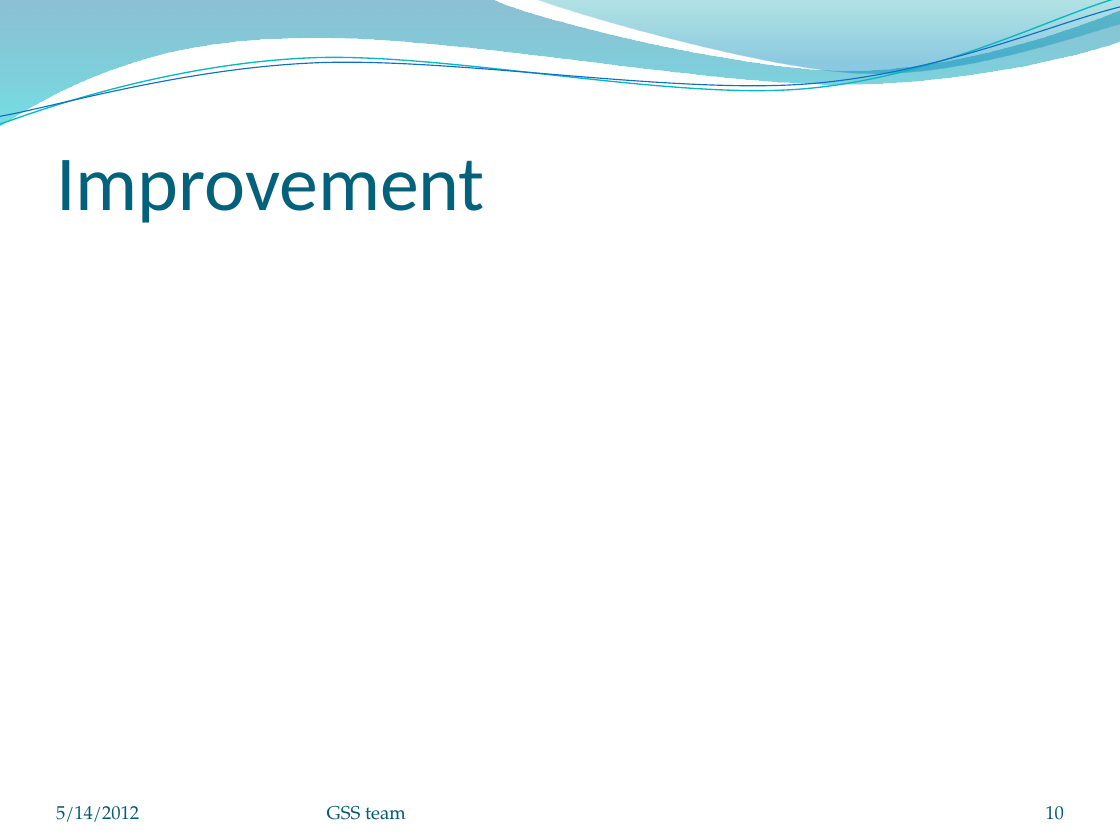
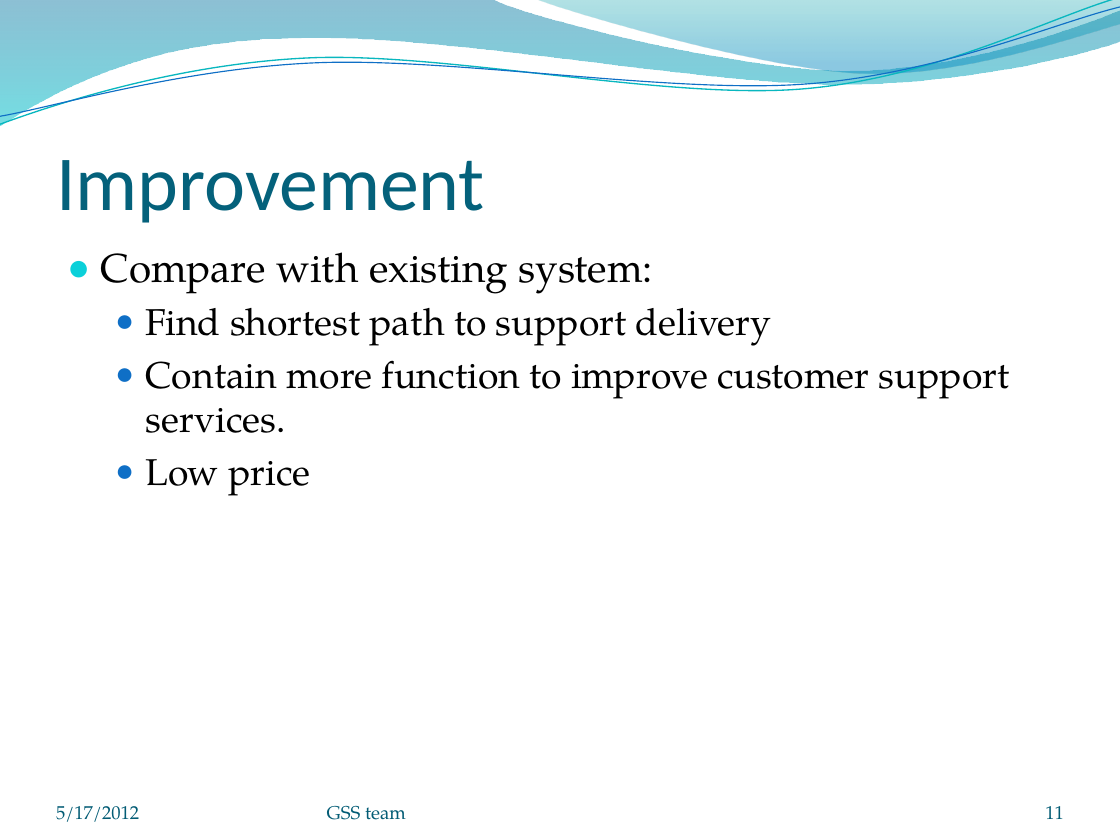
Before and after one commit to cprofu2012/DoAn, a slide deck: slide 11 of Document/Slide 1.pptx (slide 10 before the commit). Drawn at 1120x840 pixels with LibreOffice and Linux fonts; fonts in the diff are those of the drawing; background and template pictures are left out. Boxes give left, top, right and bottom in pixels: in the first picture for what was removed or moved away, otherwise in the second. Text is boxed around its words. In the diff, an @@ line names an element or a change of style, - is before the commit and + after.

```diff
--- a/Document/Slide 1.pptx
+++ b/Document/Slide 1.pptx
@@ text added at <box>101,252,1009,496</box>, 24 pt, text #000000 @@
+● Compare with existing system:
+  ● Find shortest path to support delivery
+  ● Contain more function to improve customer support services.
+  ● Low price
@@ text at <box>56,806,139,822</box>: text changed @@
-5/14/2012
+5/17/2012
@@ page number at <box>1045,806,1064,819</box>: text changed @@
-10
+11
```
Also in this commit, not shown: 12 other slides changed, 1 slide added.
